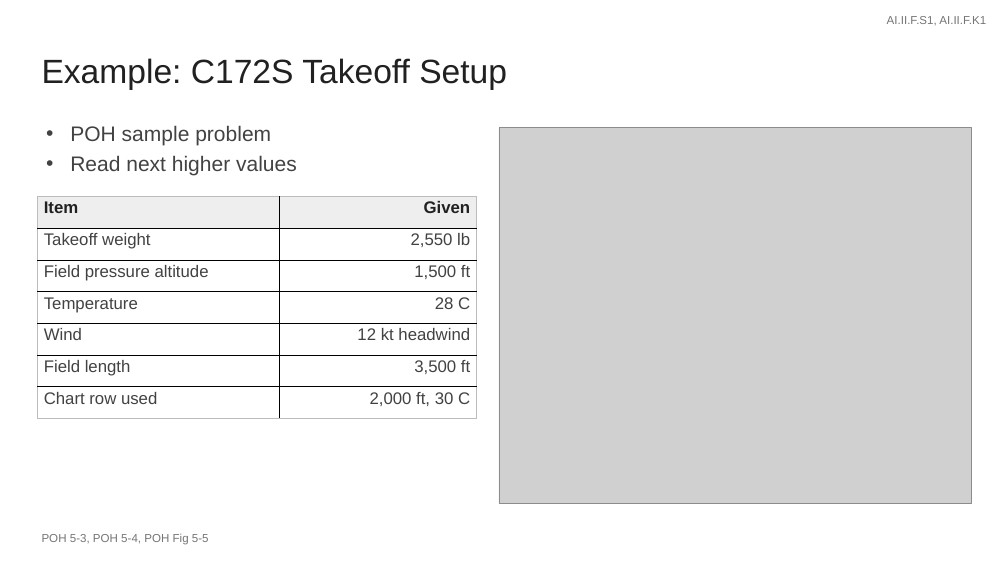
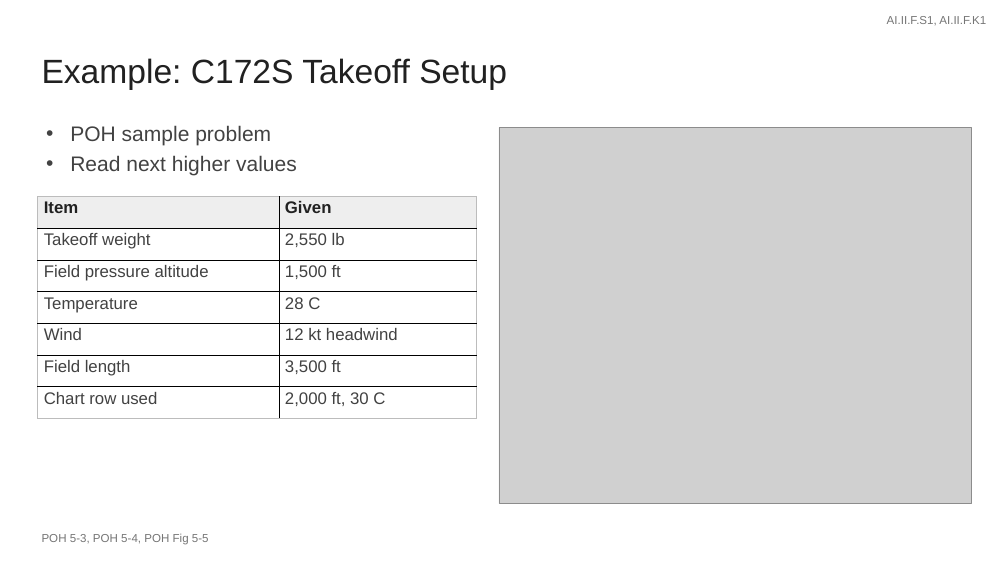
Before and after one commit to greenleeezekial1-glitch/Claude, a slide deck: slide 27 of Area II - Technical Subject Areas/II.F Performance and Limitations - Slides.pptx. Drawn at 1008x567 pixels with LibreOffice and Linux fonts; fonts in the diff are those of the drawing; grey boxes stand for pictures. Boxes give left, top, right and bottom in pixels: in the first picture for what was removed or moved away, otherwise in the second. Text is boxed around its words. In the diff, an @@ line names an element or a change of style, - is before the commit and + after.

```diff
--- a/Area II - Technical Subject Areas/II.F Performance and Limitations - Slides.pptx
+++ b/Area II - Technical Subject Areas/II.F Performance and Limitations - Slides.pptx
@@ table at <box>38,197,476,419</box> @@
@@ alignment right to left @@
```
Also in this commit, not shown: 5 other slides changed, 49 other files.
